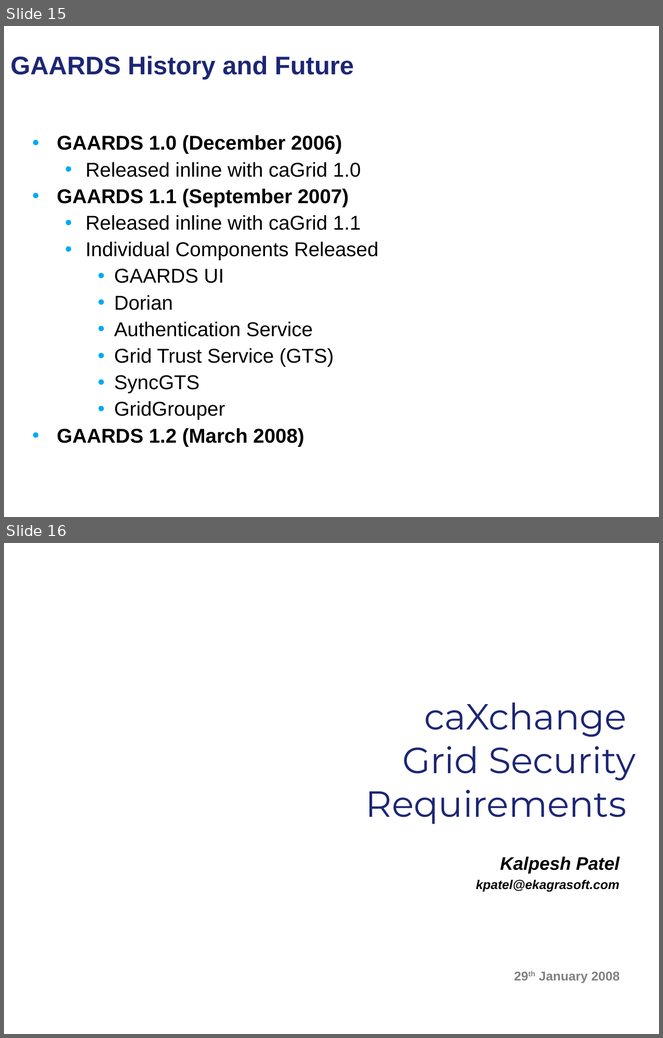
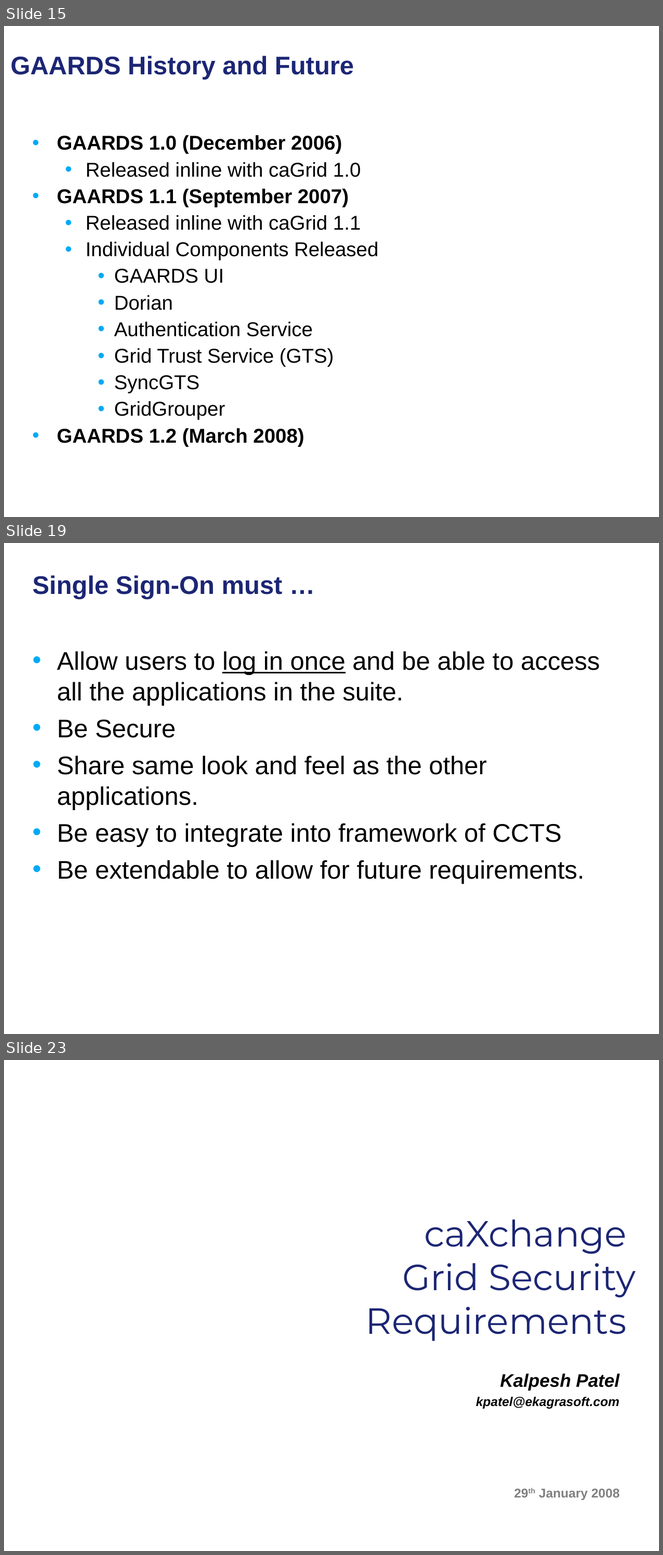
Before and after one commit to NCIP/cagrid-portal, a slide deck: cagrid-1-0/Documentation/presentations/security/gaards-arch-vcde-f2f-january-2008.ppt. Shown one above the other, each under a label of ours: slides 15 and 16 before the commit, slides 15, 19 and 23 after it; the slides between them are not shown. The pictures are 663x1038 and 663x1555 pixels, drawn with LibreOffice and Linux fonts; fonts in the diff are those of the drawing; background and template pictures are left out. Boxes give left, top, right and bottom in pixels: in the first picture for what was removed or moved away, otherwise in the second. Text is boxed around its words. In the diff, an @@ line names an element or a change of style, - is before the commit and + after.

```diff
--- a/cagrid-1-0/Documentation/presentations/security/gaards-arch-vcde-f2f-january-2008.ppt
+++ b/cagrid-1-0/Documentation/presentations/security/gaards-arch-vcde-f2f-january-2008.ppt
@@ slide 19 added at box(4, 543, 659, 1034), background picture (left out) @@
@@ title added at box(33, 575, 283, 599), 28 pt, text #1C2674, bold @@
+Single Sign-On must …
@@ text added at box(57, 651, 600, 884), 28 pt, text #000000 @@
+• Allow users to log in once and be able to access all the applications in the suite.
+• Be Secure
+• Share same look and feel as the other applications.
+• Be easy to integrate into framework of CCTS
+• Be extendable to allow for future requirements.
@@ what was slide 16 is now slide 23 @@
```
Also in this commit, not shown: 6 other slides added.
